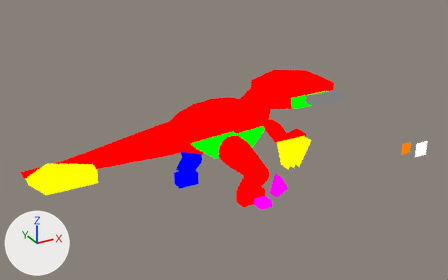
Before and after pictures for a commit that changed the Blender file assets-source/blender/motion/velociraptor-walk.blend.
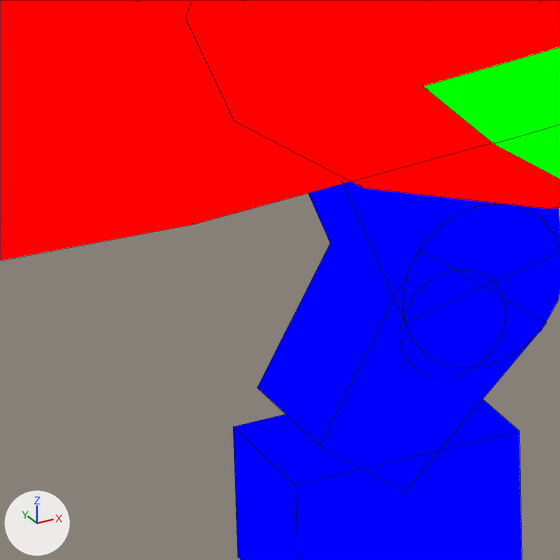
Old and new are each drawn whole from a camera (50 mm lens) standing at (-1.01, -77.26, 46.91) and looking at (35.57, -10.74, 13.65) and again close up on the part from 34% to 45% of the width and 49% to 66% of the height. Lighting does not change. The marker at lower left points along +X, +Y and +Z. The first two pictures are the older version. Both versions are drawn at full value of the shape key 'walk_03' of 'DinoTycoon_Motion_velociraptor_walk_far_tip'; the numbers are the values there. The close-ups show mesh edges as thin lines.

Script lines for the objects in view, before the commit:
```python
ob_dinotycoon_motion_velociraptor_walk_far_0 = bpy.data.objects.new('DinoTycoon_Motion_velociraptor_walk_far_0', me_dinotycoon_motion_velociraptor_walk_sample_far_0)
ob_dinotycoon_motion_velociraptor_walk_far_0.location = (0.0, 0.0, 0.0)
ob_dinotycoon_motion_velociraptor_walk_far_foot = bpy.data.objects.new('DinoTycoon_Motion_velociraptor_walk_far_foot', me_dinotycoon_motion_velociraptor_walk_sample_far_foot)
ob_dinotycoon_motion_velociraptor_walk_far_foot.location = (0.0, 0.0, 0.0)
ob_dinotycoon_motion_velociraptor_walk_far_tip = bpy.data.objects.new('DinoTycoon_Motion_velociraptor_walk_far_tip', me_dinotycoon_motion_velociraptor_walk_sample_far_tip)
ob_dinotycoon_motion_velociraptor_walk_far_tip.location = (0.0, 0.0, 0.0)
# also in view: 'DinoTycoon_Motion_velociraptor_walk_belly' at (41.2, -2.0, 8.6); 'DinoTycoon_Motion_velociraptor_walk_far_1' at (37.16, 4.0, 3.28); 'DinoTycoon_Motion_velociraptor_walk_trunk' at (40.0, 0.0, 11.0); 'DinoTycoon_Motion_velociraptor_walk_tail' at (25.5, 0.0, 10.8); 'DinoTycoon_Motion_velociraptor_walk_far_joint_1' at (37.93, 4.0, 4.3)
```
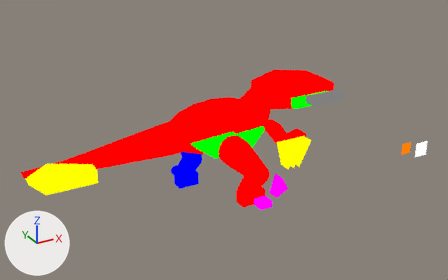
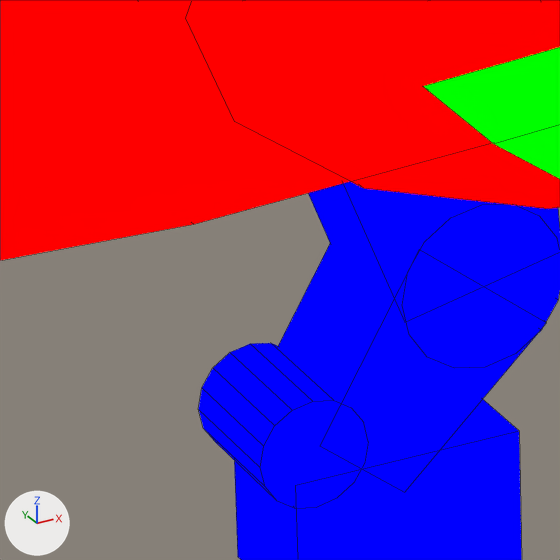
What differs and where, as boxes (x1, y1, x2, y2) in the close-ups (560 x 560 px):
'DinoTycoon_Motion_velociraptor_walk_far_tip', moved
    before: (400, 270, 506, 378)
    after: (199, 343, 368, 509)

The edits, one by one:
me_dinotycoon_motion_velociraptor_walk_sample_far_tip is used by ob_dinotycoon_motion_velociraptor_walk_far_tip; location (0.0, 0.0, 0.0).
me_dinotycoon_motion_velociraptor_walk_sample_far_tip had 32 vertices, 18 faces and spanned x 36.67..38.27, y 3.0..5.0, z 3.05..4.65.
me_dinotycoon_motion_velociraptor_walk_sample_far_tip now has 32 vertices, 18 faces and spans x 34.56..36.16, y 3.0..5.0, z 1.59..3.19.
me_dinotycoon_motion_velociraptor_walk_sample_far_tip part 1: the whole mesh is moved by (-2.1, 0.0, -1.46).
